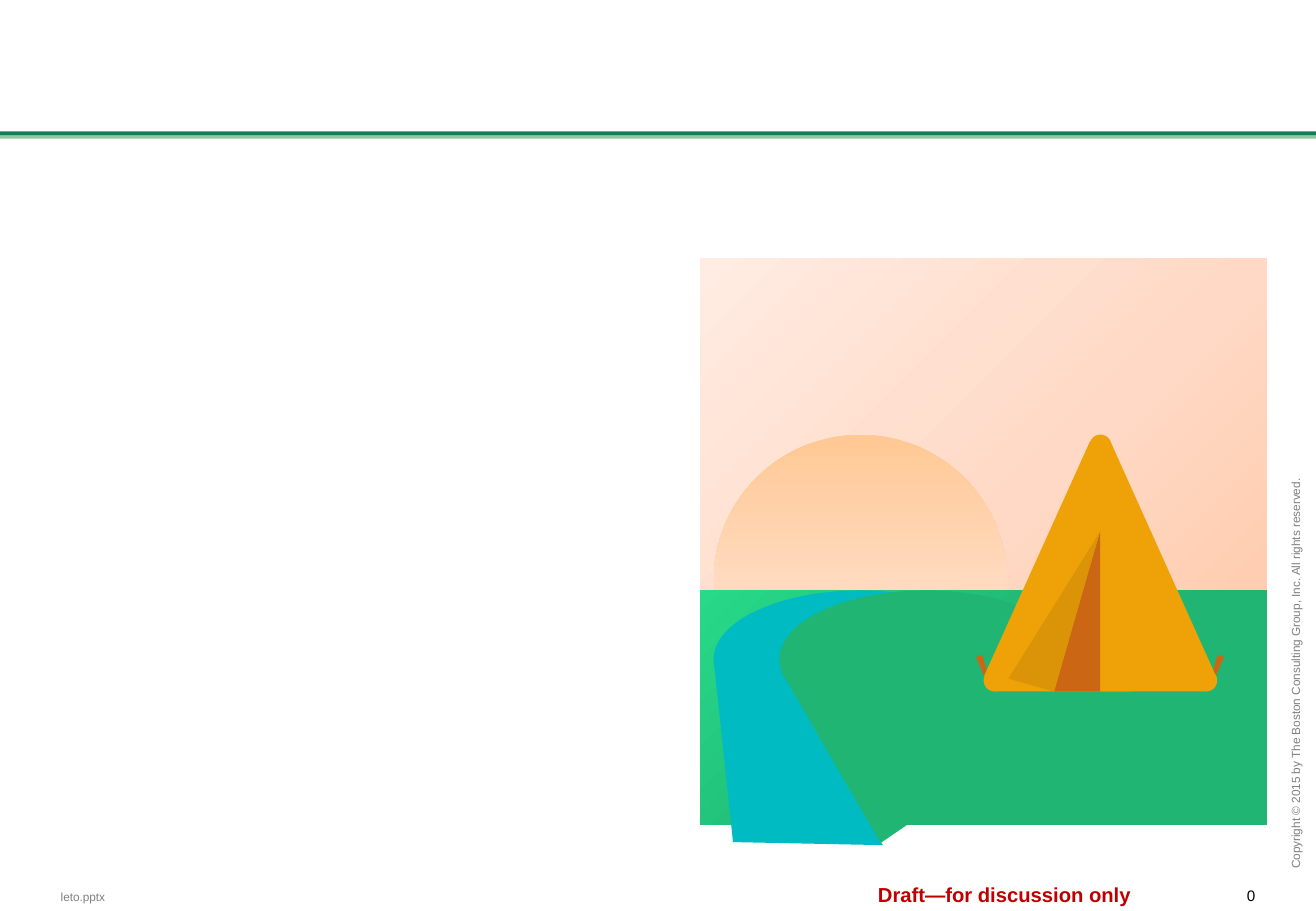
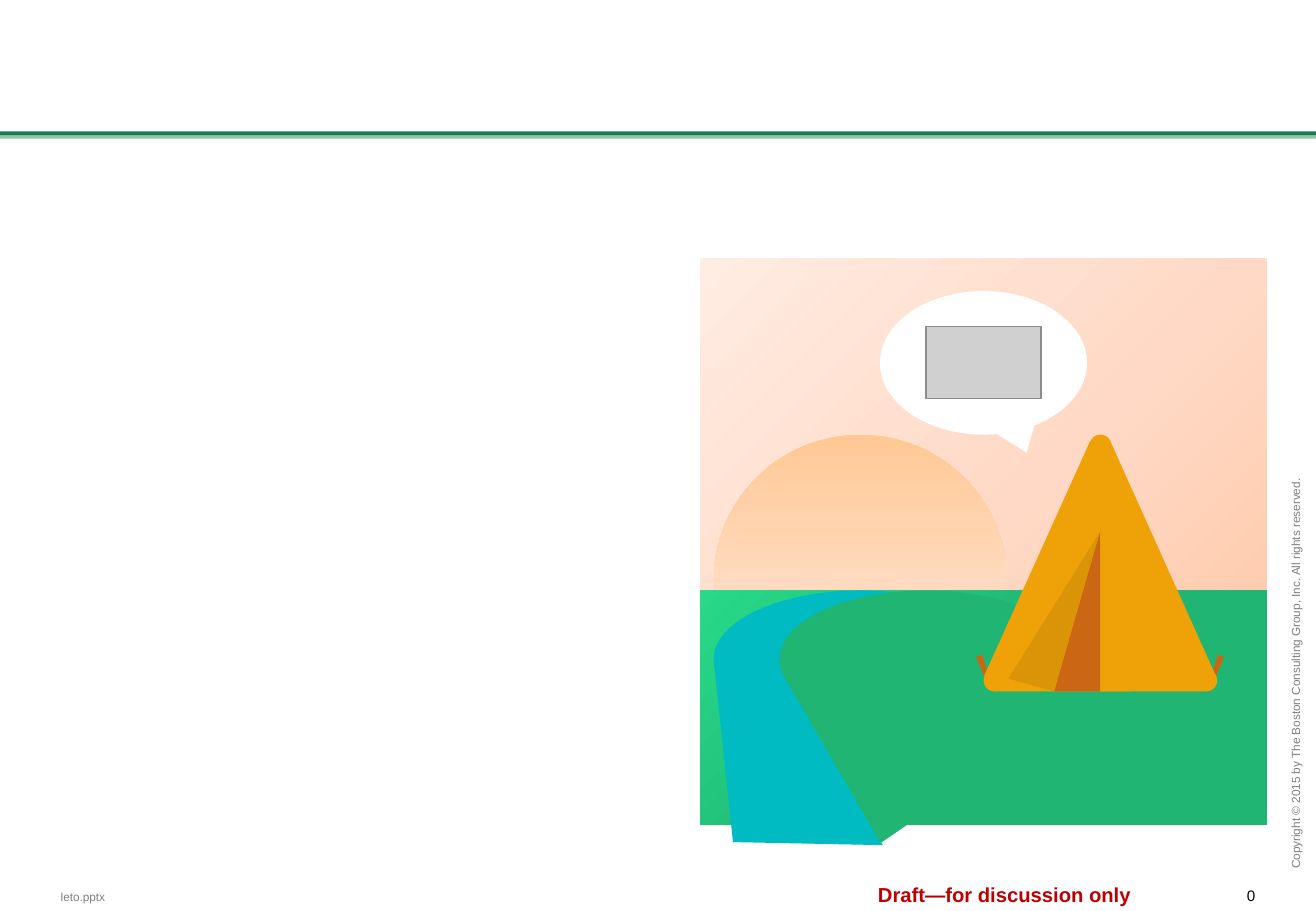
Before and after one commit to Kubisjak/C-C-Website, a slide deck: slide 1 of After C&C 2015 Spring/images/articles/leto/leto.pptx. Drawn at 1316x911 pixels with LibreOffice and Linux fonts; fonts in the diff are those of the drawing; grey boxes stand for pictures; background and template pictures are left out. Boxes give left, top, right and bottom in pixels: in the first picture for what was removed or moved away, otherwise in the second. Text is boxed around its words. In the diff, an @@ line names an element or a change of style, - is before the commit and + after.

```diff
--- a/After C&C 2015 Spring/images/articles/leto/leto.pptx
+++ b/After C&C 2015 Spring/images/articles/leto/leto.pptx
@@ speech bubble added at box(880, 292, 1088, 435), fill #FFFFFF @@
@@ picture added at box(926, 327, 1041, 399) @@
```
Also in this commit, not shown: 2 other files.
